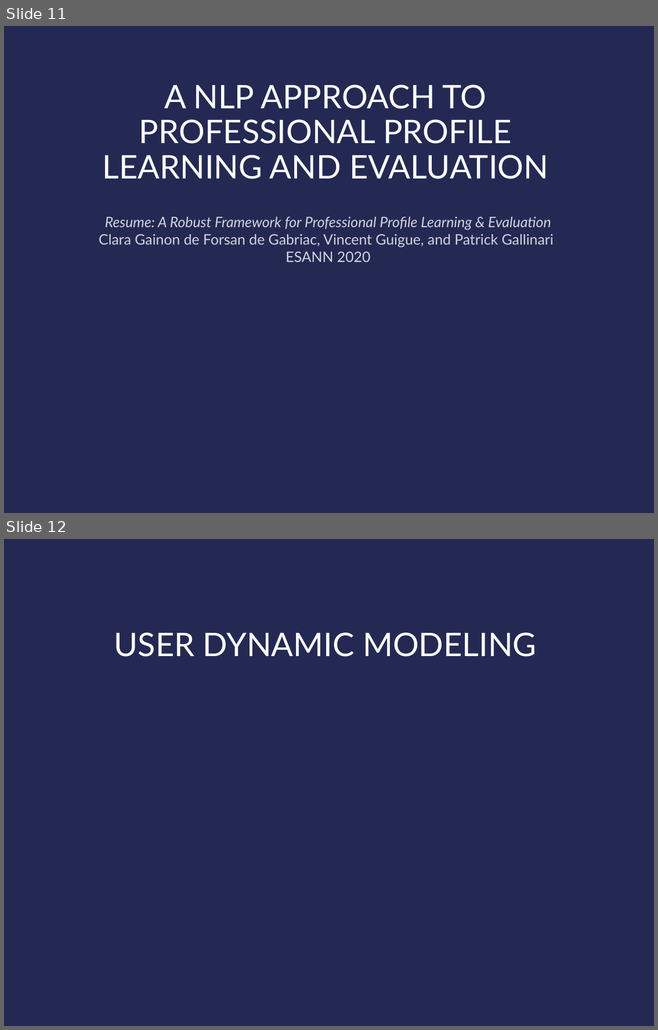
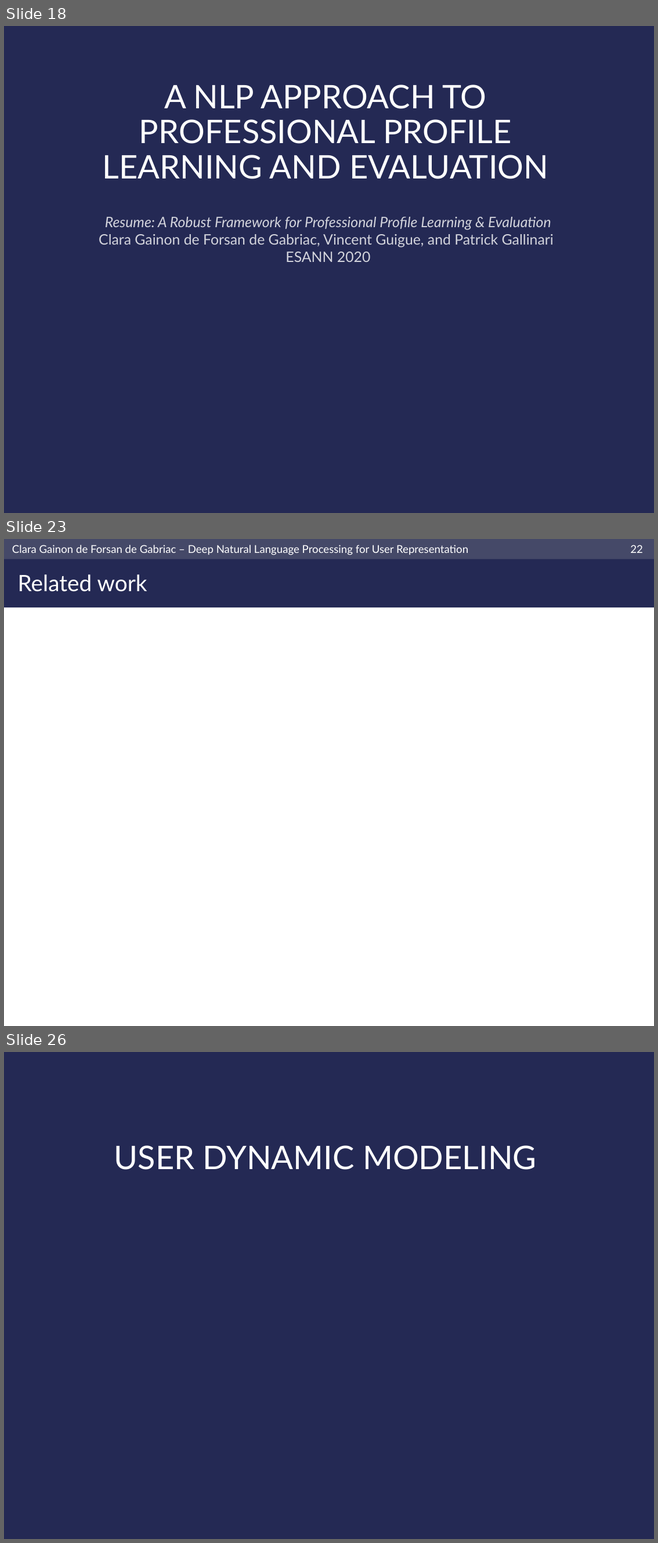
Before and after one commit to clara-gdef/defense, a slide deck: defense.pptx. Shown one above the other, each under a label of ours: slides 11 and 12 before the commit, slides 18, 23 and 26 after it; the slides between them are not shown. The pictures are 658x1030 and 658x1543 pixels, drawn with LibreOffice and Linux fonts; fonts in the diff are those of the drawing; background and template pictures are left out. Boxes give left, top, right and bottom in pixels: in the first picture for what was removed or moved away, otherwise in the second. Text is boxed around its words. In the diff, an @@ line names an element or a change of style, - is before the commit and + after.

```diff
--- a/defense.pptx
+++ b/defense.pptx
@@ slide 23 added at box(4, 539, 654, 1026), background #FFFFFF @@
@@ rectangle added at box(4, 539, 654, 607), fill #242954 @@
@@ rectangle added at box(4, 539, 654, 559), fill #454968 @@
@@ text added at box(12, 545, 468, 555), 12 pt, text #FFFFFF @@
+Clara Gainon de Forsan de Gabriac – Deep Natural Language Processing for User Representation
@@ page number added at box(630, 545, 643, 553), 12 pt, text #FFFFFF @@
+22
@@ title added at box(18, 574, 147, 592), 25 pt, text #FFFFFF @@
+Related work
@@ what was slide 11 is now slide 18 @@
@@ what was slide 12 is now slide 26 @@
```
Also in this commit, not shown: 1 slide changed, 17 other slides added.
